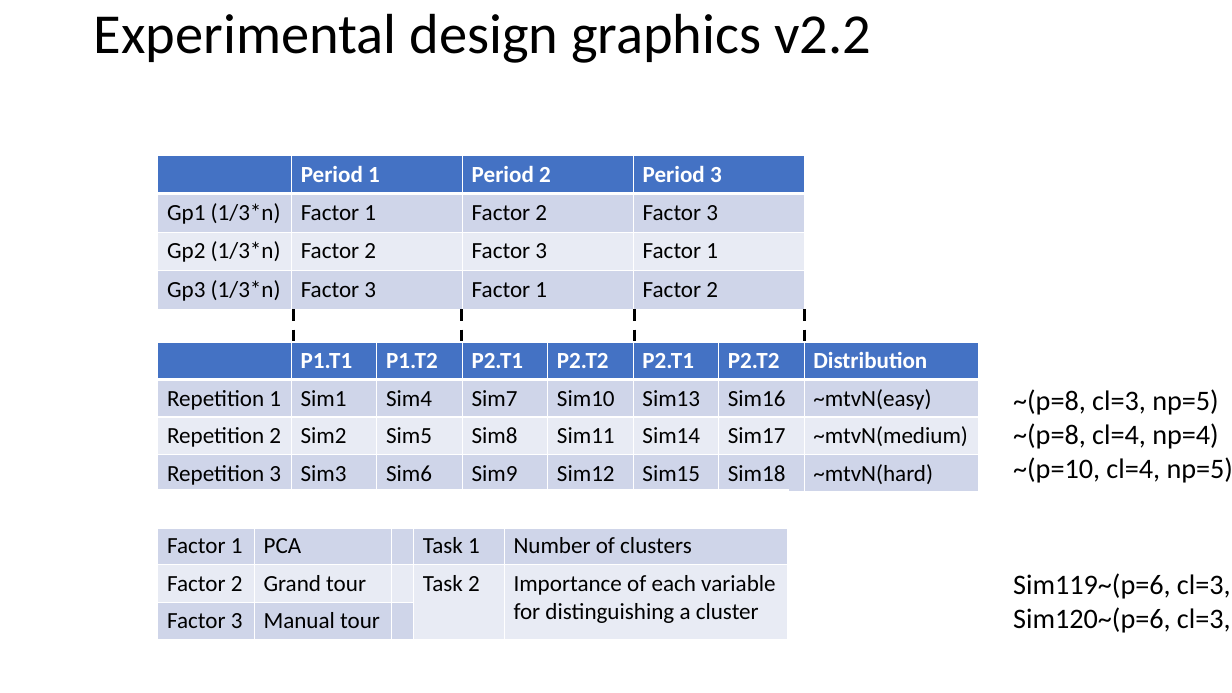
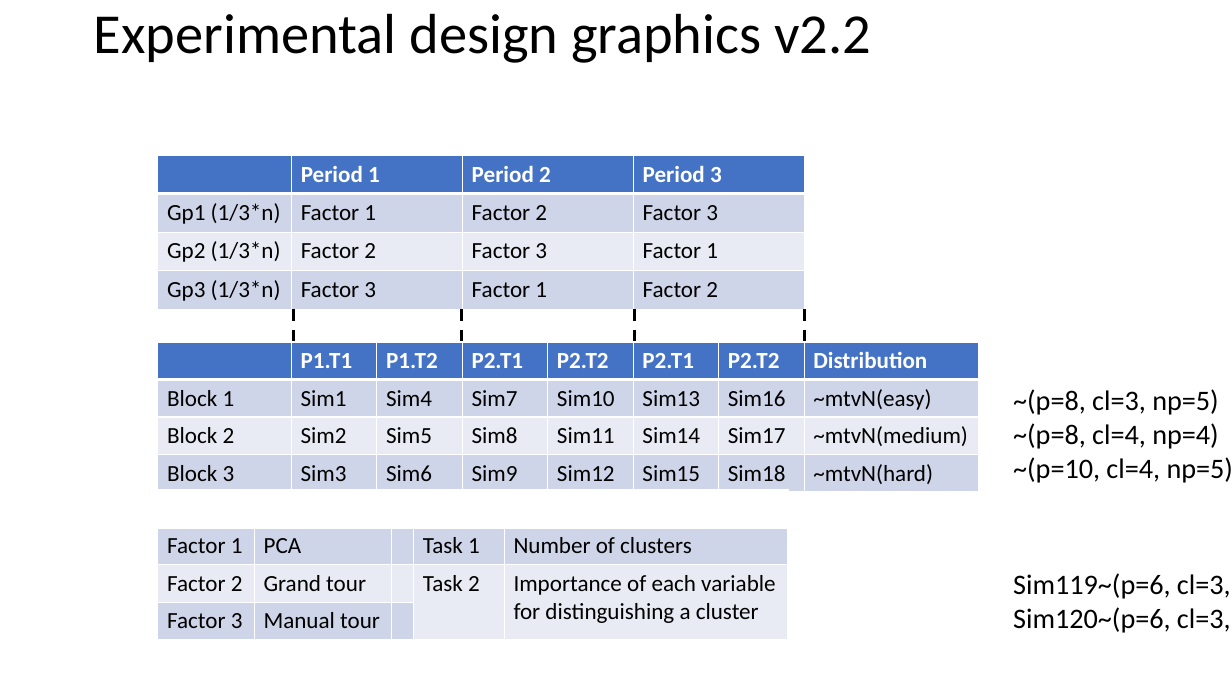
Before and after one commit to nspyrison/spinifex_study, a slide deck: slide 2 of paper/figures/Experimental design graphics.pptx. Drawn at 1232x693 pixels with LibreOffice and Linux fonts; fonts in the diff are those of the drawing. Boxes give left, top, right and bottom in pixels: in the first picture for what was removed or moved away, otherwise in the second. Text is boxed around its words. In the diff, an @@ line names an element or a change of style, - is before the commit and + after.

```diff
--- a/paper/figures/Experimental design graphics.pptx
+++ b/paper/figures/Experimental design graphics.pptx
@@ table at (158,342,982,490) @@
-row 2, column 1: Repetition 1
+row 2, column 1: Block 1
-row 3, column 1: Repetition 2
+row 3, column 1: Block 2
-row 4, column 1: Repetition 3
+row 4, column 1: Block 3
```
Also in this commit, not shown: 1 other slide changed, 1 slide added, 2 other files.
